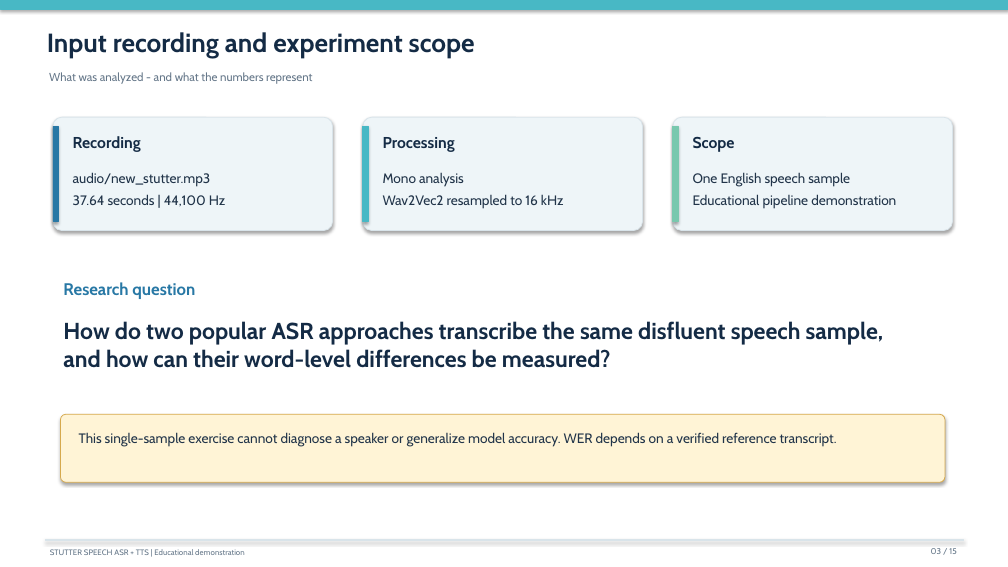
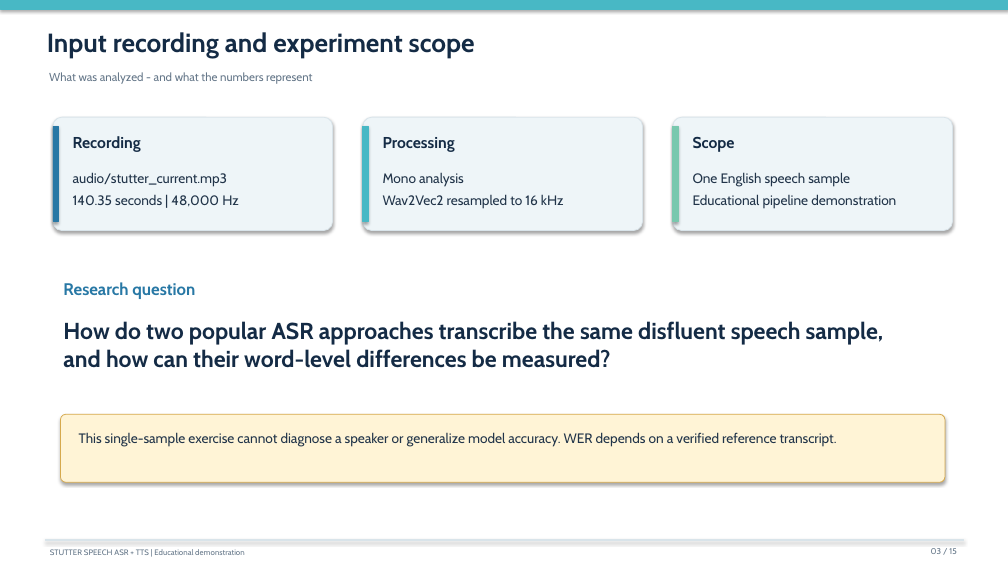
Before and after one commit to ArijitDas2005/stutter-speech-asr-tts, a slide deck: slide 3 of report/project_presentation.pptx. Drawn at 1008x567 pixels with LibreOffice and Linux fonts; fonts in the diff are those of the drawing. Boxes give left, top, right and bottom in pixels: in the first picture for what was removed or moved away, otherwise in the second. Text is boxed around its words. In the diff, an @@ line names an element or a change of style, - is before the commit and + after.

```diff
--- a/report/project_presentation.pptx
+++ b/report/project_presentation.pptx
@@ text at [73, 172, 238, 207]: text changed @@
-audio/new_stutter.mp3
-37.64 seconds | 44,100 Hz
+audio/stutter_current.mp3
+140.35 seconds | 48,000 Hz
```
Also in this commit, not shown: 9 other slides changed, 22 other files.
